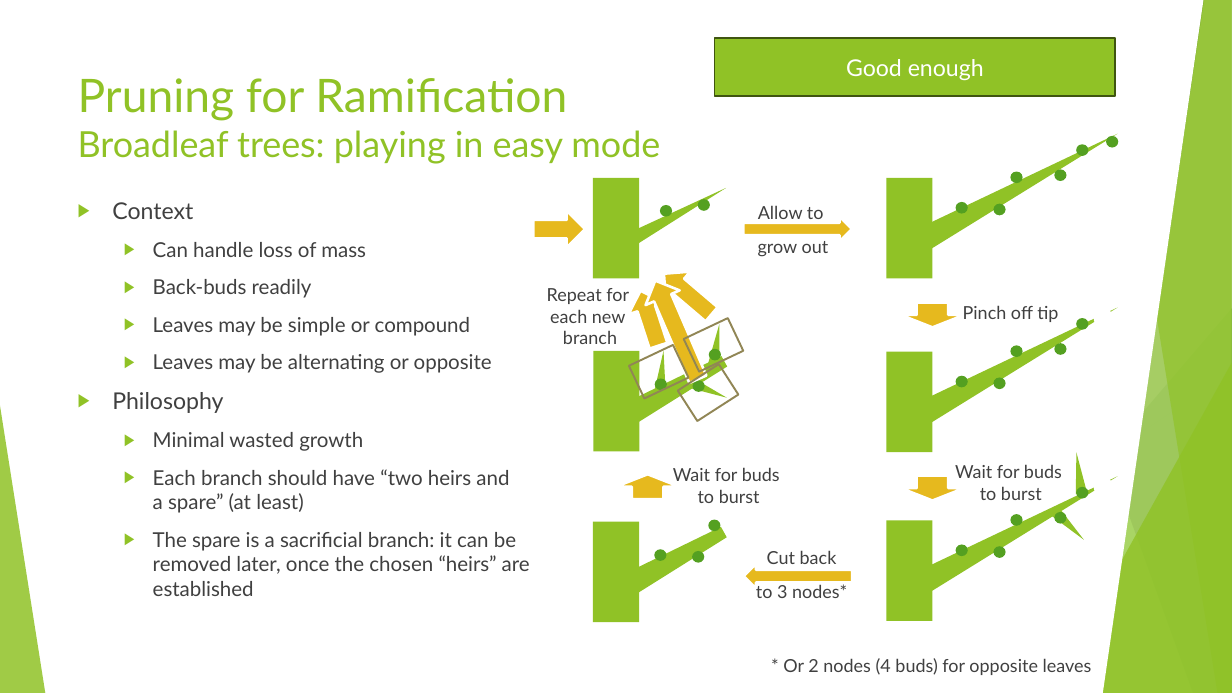
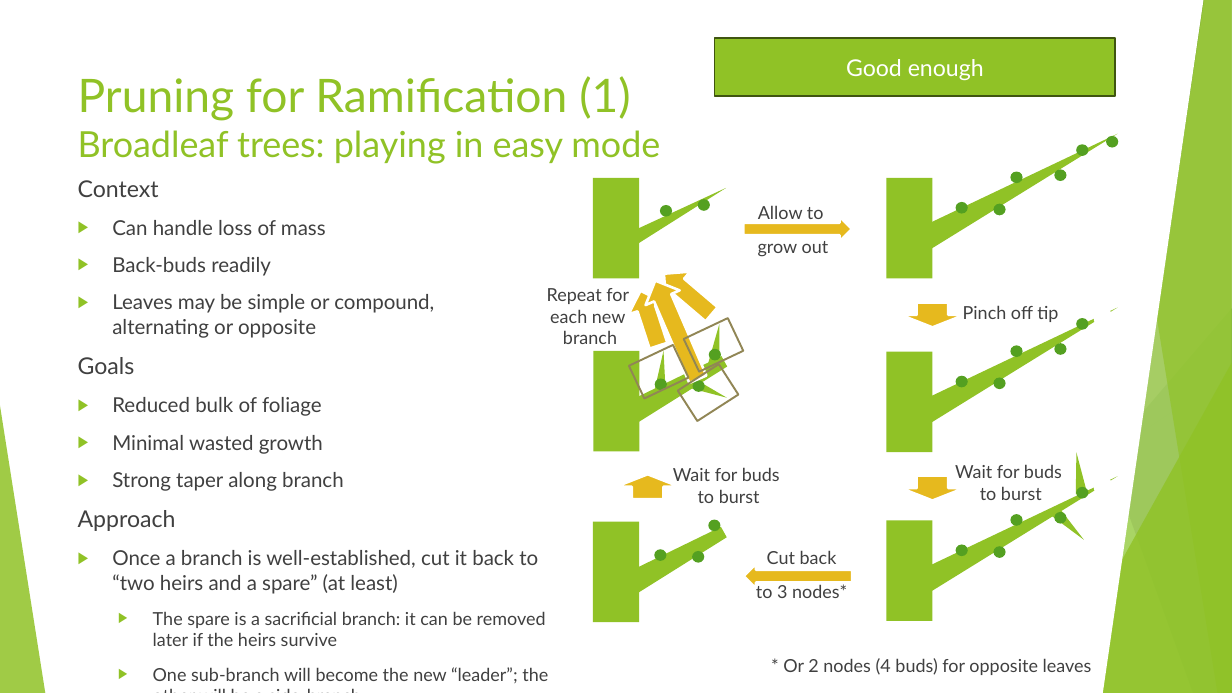
Before and after one commit to AlexLabram/Bonsai, a slide deck: slide 23 of Courseware/Bonsai On A Budget (running).pptx. Drawn at 1232x693 pixels with LibreOffice and Linux fonts; fonts in the diff are those of the drawing. Boxes give left, top, right and bottom in pixels: in the first picture for what was removed or moved away, otherwise in the second. Text is boxed around its words. In the diff, an @@ line names an element or a change of style, - is before the commit and + after.

Commit message:
Standardised pruning/wiring sections: (Context,) Goals, Approach

```diff
--- a/Courseware/Bonsai On A Budget (running).pptx
+++ b/Courseware/Bonsai On A Budget (running).pptx
@@ title at <box>78,76,660,164</box>: text changed @@
-Pruning for Ramification
-Broadleaf trees: playing in easy mode
+Pruning for Ramification (1)
+Broadleaf trees: playing in easy mode
@@ text "Context": place and size @@
-text "Context" at <box>112,202,530,596</box>
+text "Context" at <box>78,180,548,683</box>
@@ text at <box>78,180,326,454</box>: bullet ▶ to none; list level 2 to 1 in "Can handle loss of mass"; list level 2 to 1 in "Back-buds readily"; indent changed @@
@@ right arrow removed at <box>533,211,585,248</box> @@
@@ text at <box>78,294,434,416</box>: text changed @@
-  ▶ Leaves may be simple or compound
-  ▶ Leaves may be alternating or opposite
-▶ Philosophy
+▶ Leaves may be simple or compound,
+  alternating or opposite
+Goals
+  ▶ Reduced bulk of foliage
@@ text at <box>78,472,548,683</box>: text changed; size 16 to 14 pt @@
-  ▶ Each branch should have “two heirs and
-    a spare” (at least)
-  ▶ The spare is a sacrificial branch: it can be
-    removed later, once the chosen “heirs” are
-    established
+  ▶ Strong taper along branch
+Approach
+  ▶ Once a branch is well-established, cut it back to “two heirs and a spare” (at least)
+    ▶ The spare is a sacrificial branch: it can be removed later if the heirs survive
+    ▶ One sub-branch will become the new “leader”; the other will be a side-branch
```
Also in this commit, not shown: 7 other slides changed.
